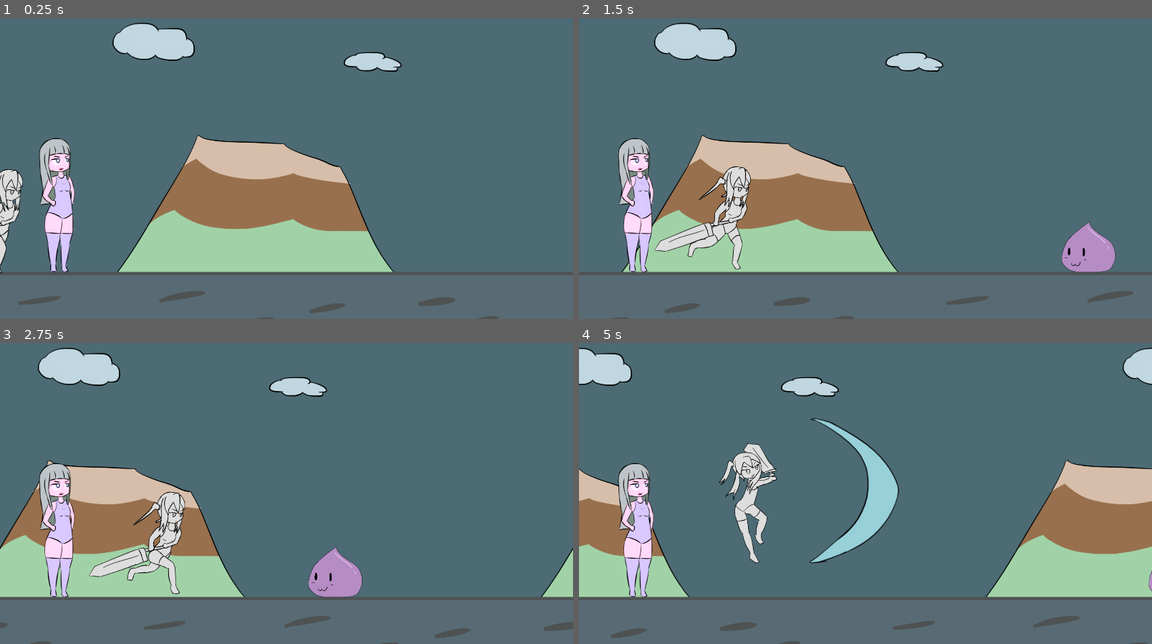
Above: before the commit, frames 1-4 (two rows, left to right).
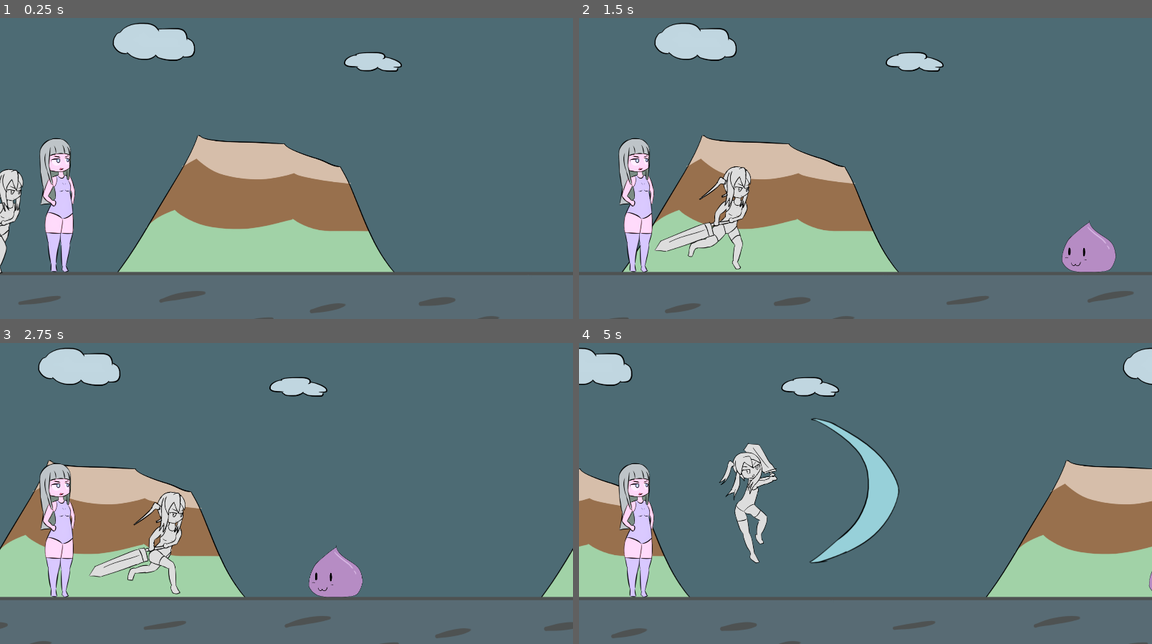
Above: after the commit, the same moments.

Repository: BeatMil/Animurun
Game: Godot game, scene res://Scenes/Forest.tscn
Two runs of this game, one before a commit and one after it. Both use one fixed random seed, a clock stepped at 60 frames per second and the inputs below.
Inputs:
- Up to frame 1 (0.25 s): no input
- Up to frame 2 (1.5 s): tap Enter (ui_accept) at 0.5, 0.77 s
- Up to frame 3 (2.75 s): tap Enter (ui_accept) at 1.52 s
- Up to frame 4 (5 s): tap Enter (ui_accept) at 3.02, 3.77, 4.52 s

The runs differ from the first frame. In frame 1, 1.1% of the frame differs, in the area x 0-71%, y 2-85%; in frame 2, 1.4%; in frame 3, 1.4%; in frame 4, 1.5%, in the area x 0-100%, y 2-85%.

Commit message:
Chiichan ded when goes out of screen
also learn about bus XD

Diff:
--- a/Scenes/Forest.tscn
+++ b/Scenes/Forest.tscn
@@ -13,6 +13,8 @@
 [ext_resource type="AudioStream" uid="uid://dd4t8hc1wr3s0" path="res://Media/sfx/sword_attack02.wav" id="9_30q6b"]
 [ext_resource type="AudioStream" uid="uid://4v3ipdlb1tan" path="res://Media/sfx/sword_attack01.wav" id="10_0d8bh"]
 [ext_resource type="AudioStream" uid="uid://cpwu06ws2r1cl" path="res://Media/sfx/hitHurt.wav" id="12_yfpkb"]
+[ext_resource type="Script" path="res://Scripts/DedWall.gd" id="14_em37p"]
+[ext_resource type="AudioStream" uid="uid://cat3cfvygslnu" path="res://Media/sfx/dedExplosion.wav" id="15_prsb8"]
 
 [sub_resource type="RectangleShape2D" id="RectangleShape2D_iy05h"]
 size = Vector2(2953, 287)
@@ -415,6 +417,97 @@
 volumetric_fog_detail_spread = 0.615572
 volumetric_fog_ambient_inject = 0.52
 
+[sub_resource type="RectangleShape2D" id="RectangleShape2D_3t337"]
+size = Vector2(678.5, 2685)
+
+[sub_resource type="Animation" id="Animation_ukyrn"]
+resource_name = "ded"
+length = 2.0
+tracks/0/type = "audio"
+tracks/0/imported = false
+tracks/0/enabled = true
+tracks/0/path = NodePath("AnimationPlayer/AudioStreamPlayer")
+tracks/0/interp = 1
+tracks/0/loop_wrap = true
+tracks/0/keys = {
+"clips": [{
+"end_offset": 0.0,
+"start_offset": 0.0,
+"stream": ExtResource("15_prsb8")
+}],
+"times": PackedFloat32Array(0)
+}
+tracks/0/use_blend = true
+tracks/1/type = "value"
+tracks/1/imported = false
+tracks/1/enabled = true
+tracks/1/path = NodePath("AnimationPlayer/AudioStreamPlayer:bus")
+tracks/1/interp = 1
+tracks/1/loop_wrap = true
+tracks/1/keys = {
+"times": PackedFloat32Array(0),
+"transitions": PackedFloat32Array(1),
+"update": 1,
+"values": [&"smolBus"]
+}
+
+[sub_resource type="Animation" id="Animation_xkxle"]
+length = 0.001
+tracks/0/type = "value"
+tracks/0/imported = false
+tracks/0/enabled = true
+tracks/0/path = NodePath("AnimationPlayer/AudioStreamPlayer:bus")
+tracks/0/interp = 1
+tracks/0/loop_wrap = true
+tracks/0/keys = {
+"times": PackedFloat32Array(0),
+"transitions": PackedFloat32Array(1),
+"update": 1,
+"values": [&"Master"]
+}
+
+[sub_resource type="AnimationLibrary" id="AnimationLibrary_u3vp8"]
+_data = {
+"RESET": SubResource("Animation_xkxle"),
+"ded": SubResource("Animation_ukyrn")
+}
+
+[sub_resource type="Animation" id="Animation_giwag"]
+resource_name = "shake"
+tracks/0/type = "value"
+tracks/0/imported = false
+tracks/0/enabled = true
+tracks/0/path = NodePath("Camera2D:position")
+tracks/0/interp = 1
+tracks/0/loop_wrap = true
+tracks/0/keys = {
+"times": PackedFloat32Array(0, 0.1, 0.2, 0.3, 0.4, 0.5, 0.6, 0.7, 0.8),
+"transitions": PackedFloat32Array(1, 1, 1, 1, 1, 1, 1, 1, 1),
+"update": 0,
+"values": [Vector2(0, 0), Vector2(0, -30), Vector2(0, 0), Vector2(0, -30), Vector2(0, 0), Vector2(0, -10), Vector2(0, 0), Vector2(0, -10), Vector2(0, 0)]
+}
+
+[sub_resource type="Animation" id="Animation_8j0fk"]
+length = 0.001
+tracks/0/type = "value"
+tracks/0/imported = false
+tracks/0/enabled = true
+tracks/0/path = NodePath("Camera2D:position")
+tracks/0/interp = 1
+tracks/0/loop_wrap = true
+tracks/0/keys = {
+"times": PackedFloat32Array(0),
+"transitions": PackedFloat32Array(1),
+"update": 0,
+"values": [Vector2(0, 0)]
+}
+
+[sub_resource type="AnimationLibrary" id="AnimationLibrary_bkvre"]
+_data = {
+"RESET": SubResource("Animation_8j0fk"),
+"shake": SubResource("Animation_giwag")
+}
+
 [node name="Forest" type="Node2D"]
 position = Vector2(-1, 0)
 script = ExtResource("1_eprf7")
@@ -499,4 +592,34 @@
 [node name="WorldEnvironment" type="WorldEnvironment" parent="."]
 environment = SubResource("Environment_3nkag")
 
+[node name="DedWalls" type="Node" parent="."]
+script = ExtResource("14_em37p")
+
+[node name="DedWallArea2D" type="Area2D" parent="DedWalls"]
+position = Vector2(-363, 96)
+
+[node name="CollisionShape2D" type="CollisionShape2D" parent="DedWalls/DedWallArea2D"]
+shape = SubResource("RectangleShape2D_3t337")
+
+[node name="AnimationPlayer" type="AnimationPlayer" parent="DedWalls"]
+libraries = {
+"": SubResource("AnimationLibrary_u3vp8")
+}
+
+[node name="AudioStreamPlayer" type="AudioStreamPlayer" parent="DedWalls/AnimationPlayer"]
+
+[node name="CameraWrap" type="Node2D" parent="."]
+editor_description = "Dedwalls plays camera shake"
+
+[node name="Camera2D" type="Camera2D" parent="CameraWrap"]
+anchor_mode = 0
+
+[node name="CameraPlayer" type="AnimationPlayer" parent="CameraWrap"]
+unique_name_in_owner = true
+editor_description = "Dedwalls plays camera shake"
+libraries = {
+"": SubResource("AnimationLibrary_bkvre")
+}
+
 [connection signal="animation_finished" from="Chiichan/AnimationPlayer" to="Chiichan" method="_on_animation_player_animation_finished"]
+[connection signal="body_entered" from="DedWalls/DedWallArea2D" to="DedWalls" method="_on_ded_wall_area_2d_body_entered"]
--- a/Scripts/Chiichan.gd
+++ b/Scripts/Chiichan.gd
@@ -1,6 +1,11 @@
 extends RigidBody2D
 
 
+# Configs
+var is_alive = true
+
+
+# Constants
 @onready var anim_player = $AnimationPlayer
 var ATTACK01_HITBOX = preload("res://Nodes/Hitboxes/attack01_hitbox.tscn")
 
@@ -11,6 +16,9 @@
 
 
 func _input(event):
+	if not is_alive:
+		return
+
 	if event.is_action_pressed("ui_accept"):
 		anim_player.play("attack01")
 
--- /dev/null
+++ b/Scripts/DedWall.gd
@@ -0,0 +1,14 @@
+extends Node
+
+
+func _ready():
+	pass # Replace with function body.
+
+
+func _on_ded_wall_area_2d_body_entered(body):
+	if body.is_in_group("chiichan"):
+		# play ded particle and animation
+		$"AnimationPlayer".play("ded")
+		$"%CameraPlayer".play("shake")
+
+		body.is_alive = false # chiichan is ded
--- /dev/null
+++ b/default_bus_layout.tres
@@ -0,0 +1,9 @@
+[gd_resource type="AudioBusLayout" format=3 uid="uid://dtxhnww8u671m"]
+
+[resource]
+bus/1/name = &"smolBus"
+bus/1/solo = false
+bus/1/mute = false
+bus/1/bypass_fx = false
+bus/1/volume_db = -10.0692
+bus/1/send = &"smolBus 2"
Not shown: 1 places in Scenes/Forest.tscn that only renumber resources
